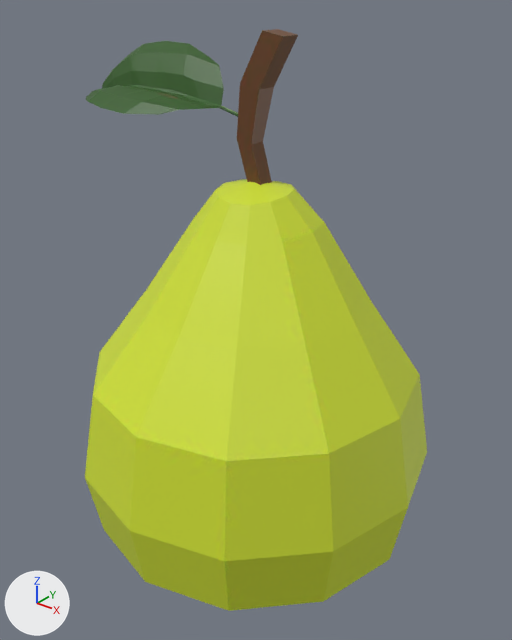
Two versions of the FBX model public/models/pear.fbx, one commit apart.
One viewpoint serves both versions: a 50 mm lens placed at (1.333, -1.74, 2.29), pointed at (-0.097, 0.047, 1.181). The lights are fixed; the arrows at lower left show +X, +Y and +Z. Where no turn or scale is listed for an object, it has been applied to the vertices.
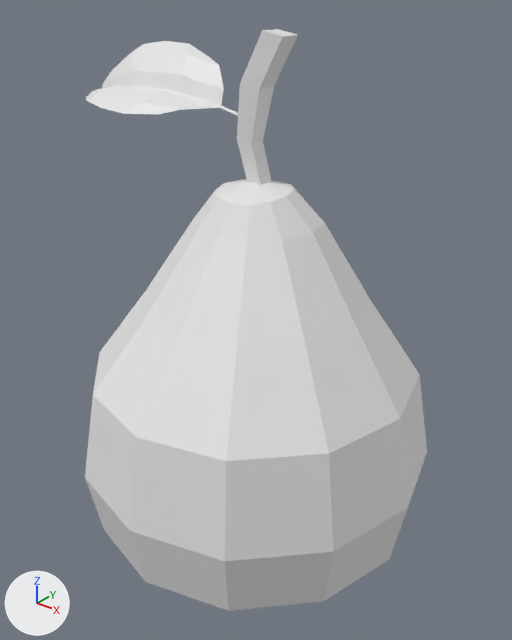
Location of each change, (x1, y1, x2, y2) in pixels of the pictures (512 x 640 px):
'Sphere.059', recoloured (yellow to white)
    both: (85, 29, 427, 611)

Diff of the bpy script that builds the scene:
```diff
--- a/public/models/pear.fbx.py
+++ b/public/models/pear.fbx.py
@@ me_sphere_004 @@
 me_sphere_004.from_pydata(...)  # 235 vertices, 220 faces; spans x -0.76..0.64, y -0.64..0.64, z -0.62..1.37
-me_sphere_004.materials.append(mat_material_001)  # picture img_pear_jpg
```
